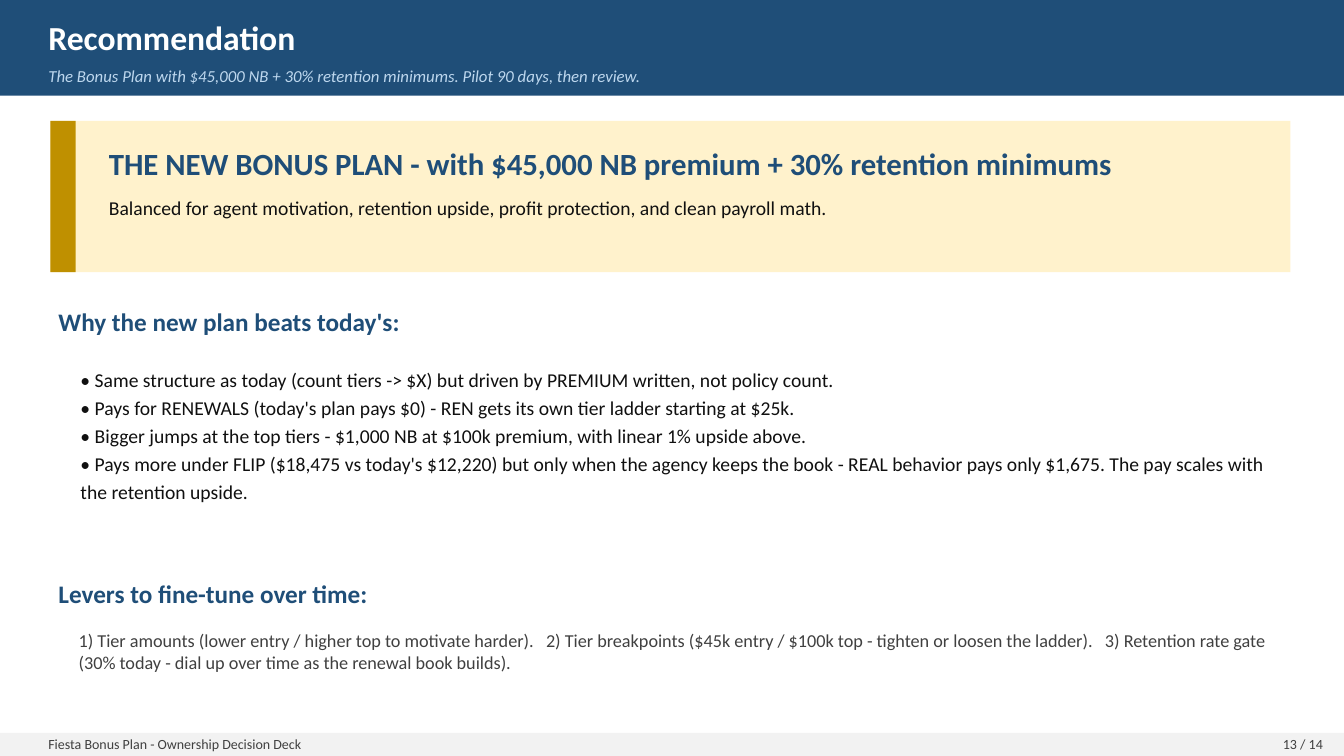
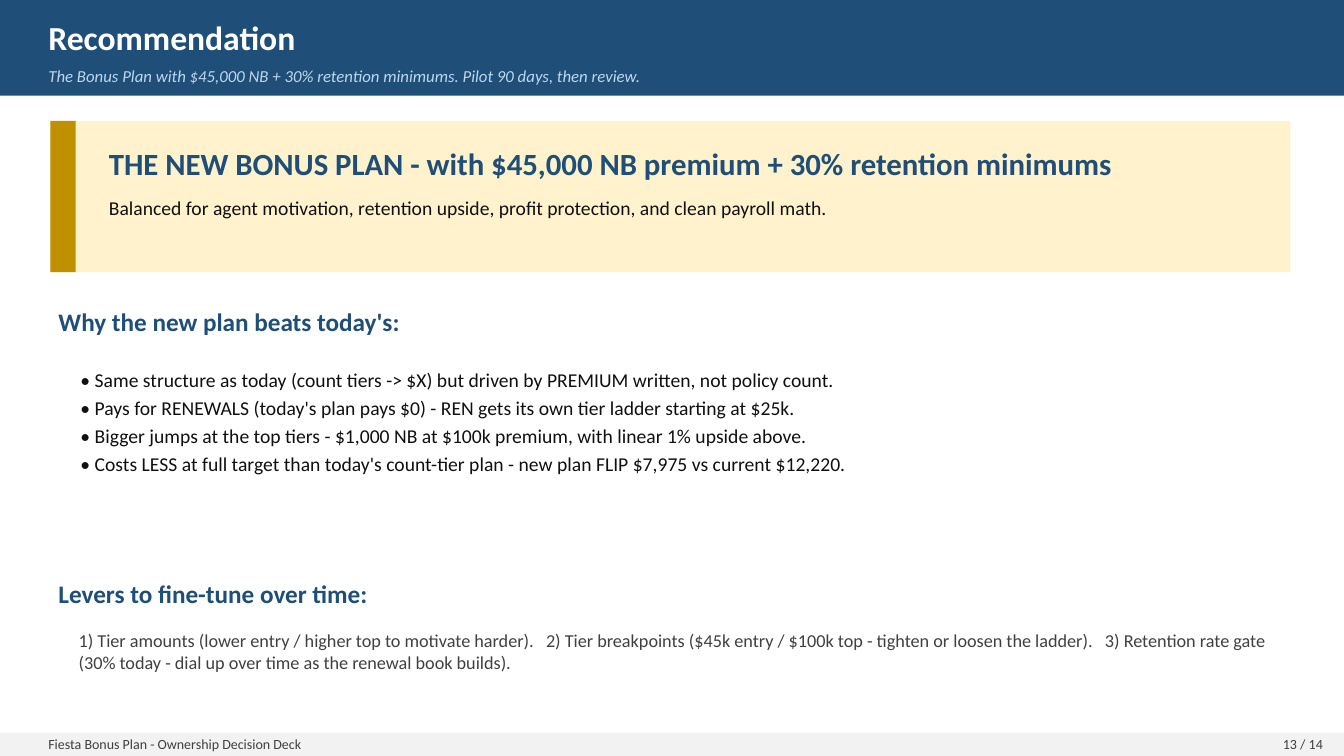
Before and after one commit to FAUS-tech/fiesta-bonus, a slide deck: slide 13 of output/Bonus_Plan_SIMPLE.pptx. Drawn at 1344x756 pixels with LibreOffice and Linux fonts; fonts in the diff are those of the drawing. Boxes give left, top, right and bottom in pixels: in the first picture for what was removed or moved away, otherwise in the second. Text is boxed around its words. In the diff, an @@ line names an element or a change of style, - is before the commit and + after.

```diff
--- a/output/Bonus_Plan_SIMPLE.pptx
+++ b/output/Bonus_Plan_SIMPLE.pptx
@@ text at bbox=[95, 457, 845, 475]: text changed @@
-• Pays more under FLIP ($18,475 vs today's $12,220) but only when the agency keeps the book - REAL behavior pays only $1,675. The pay scales with the retention upside.
+• Costs LESS at full target than today's count-tier plan - new plan FLIP $7,975 vs current $12,220.
```
Also in this commit, not shown: 7 other slides changed, 3 other files.
